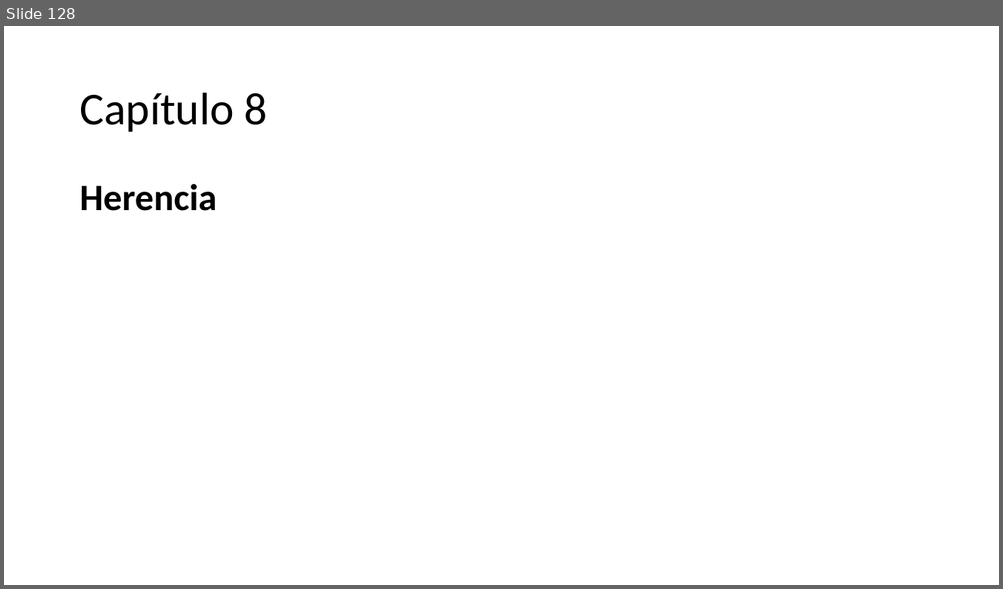
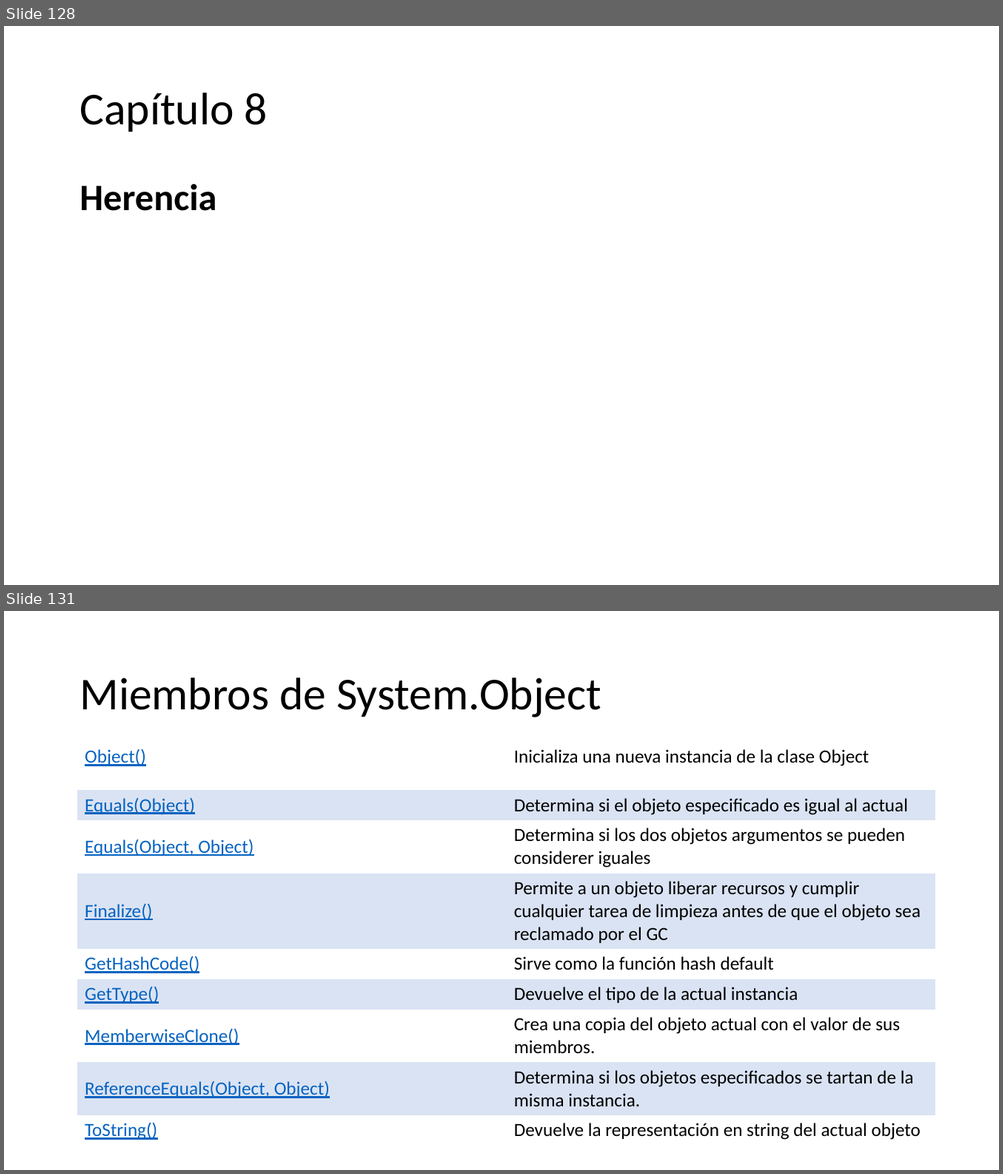
Before and after one commit to AlbertOsinaga/CursoCSharp__8, a slide deck: CSharpQuickReferencia.pptx. Shown one above the other, each under a label of ours: slide 128 before the commit, slides 128 and 131 after it; the slides between them are not shown. The pictures are 1003x589 and 1003x1174 pixels, drawn with LibreOffice and Linux fonts; fonts in the diff are those of the drawing. Boxes give left, top, right and bottom in pixels: in the first picture for what was removed or moved away, otherwise in the second. Text is boxed around its words. In the diff, an @@ line names an element or a change of style, - is before the commit and + after.

```diff
--- a/CSharpQuickReferencia.pptx
+++ b/CSharpQuickReferencia.pptx
@@ slide 131 added at [4,611,999,1170], background #FFFFFF @@
@@ title added at [79,678,601,718], 44 pt, text #000000 @@
+Miembros de System.Object
@@ table added at [77,741,935,801], 2 rows, 2 columns @@
+Object() | Inicializa una nueva instancia de la clase Object
+ | 
@@ table added at [77,790,935,1143], 8 rows, 2 columns @@
+Equals(Object) | Determina si el objeto especificado es igual al actual
+Equals(Object, Object) | Determina si los dos objetos argumentos se pueden considerer iguales
+Finalize() | Permite a un objeto liberar recursos y cumplir cualquier tarea de limpieza antes de que el objeto sea reclamado por el GC
+GetHashCode() | Sirve como la función hash default
+GetType() | Devuelve el tipo de la actual instancia
+MemberwiseClone() | Crea una copia del objeto actual con el valor de sus miembros.
+ReferenceEquals(Object, Object) | Determina si los objetos especificados se tartan de la misma instancia.
+ToString() | Devuelve la representación en string del actual objeto
```
Also in this commit, not shown: 8 other slides added.
